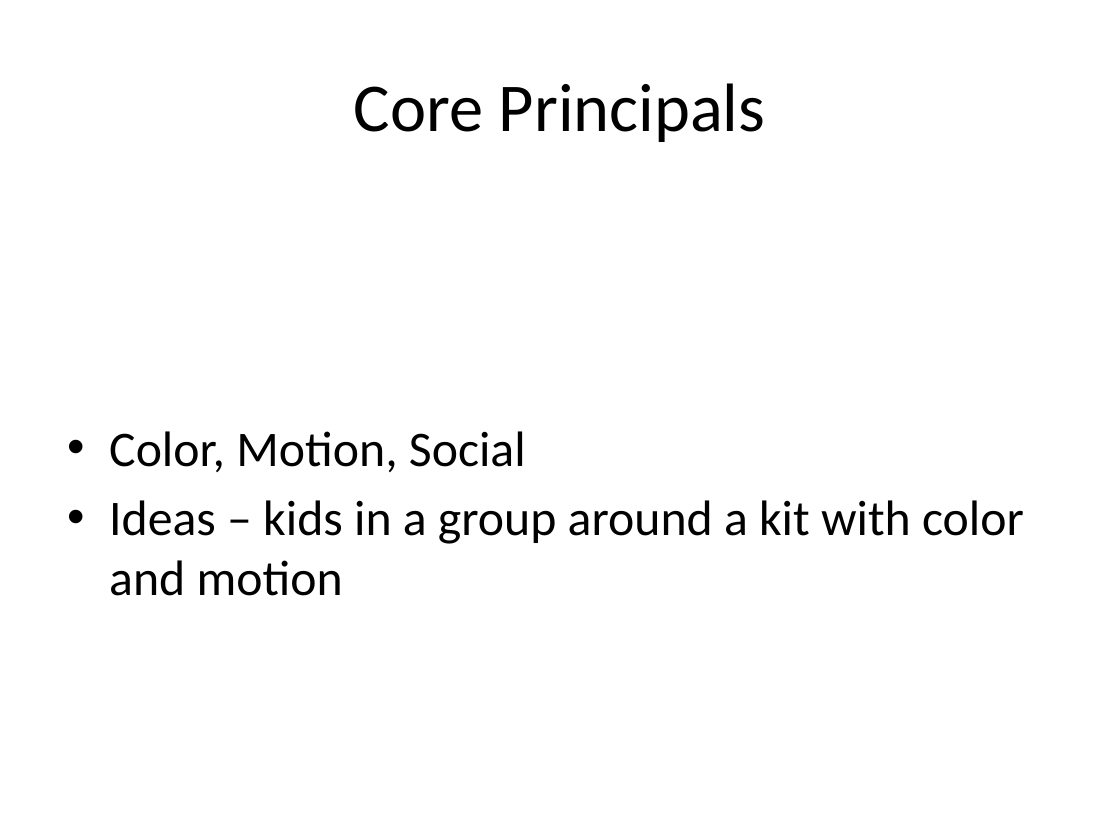
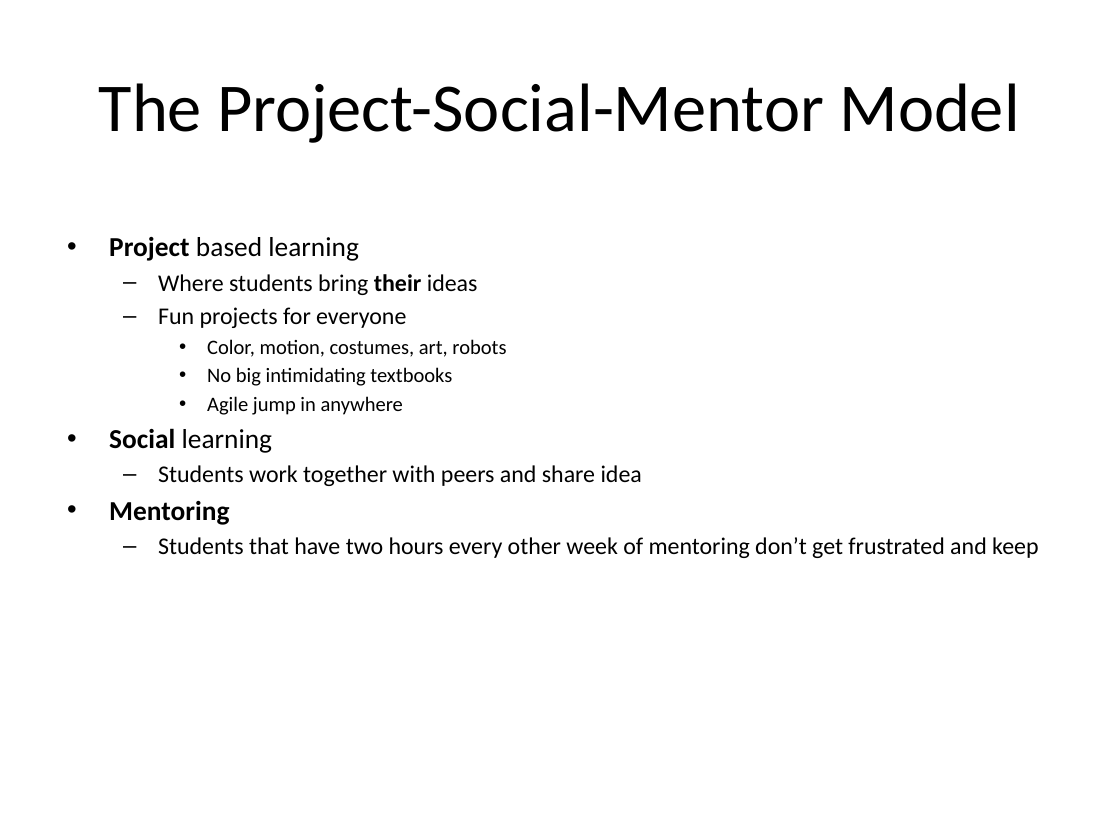
Before and after one commit to dmccreary/moving-rainbow, a slide deck: slide 3 of guide/Image-Ideas.pptx. Drawn at 1120x840 pixels with LibreOffice and Linux fonts; fonts in the diff are those of the drawing. Boxes give left, top, right and bottom in pixels: in the first picture for what was removed or moved away, otherwise in the second. Text is boxed around its words. In the diff, an @@ line names an element or a change of style, - is before the commit and + after.

```diff
--- a/guide/Image-Ideas.pptx
+++ b/guide/Image-Ideas.pptx
@@ title at [99, 83, 1019, 143]: text changed @@
-Core Principals
+The Project-Social-Mentor Model
@@ text at [109, 237, 1038, 558]: text changed; size 32 to 15.4 pt @@
-• Color, Motion, Social
-• Ideas – kids in a group around a kit with color and motion
+• Project based learning
+  – Where students bring their ideas
+  – Fun projects for everyone
+    • Color, motion, costumes, art, robots
+    • No big intimidating textbooks
+    • Agile jump in anywhere
+• Social learning
+  – Students work together with peers and share idea
+• Mentoring
+  – Students that have two hours every other week of mentoring don’t get frustrated and keep
```
Also in this commit, not shown: 2 other slides changed, 9 other files.
